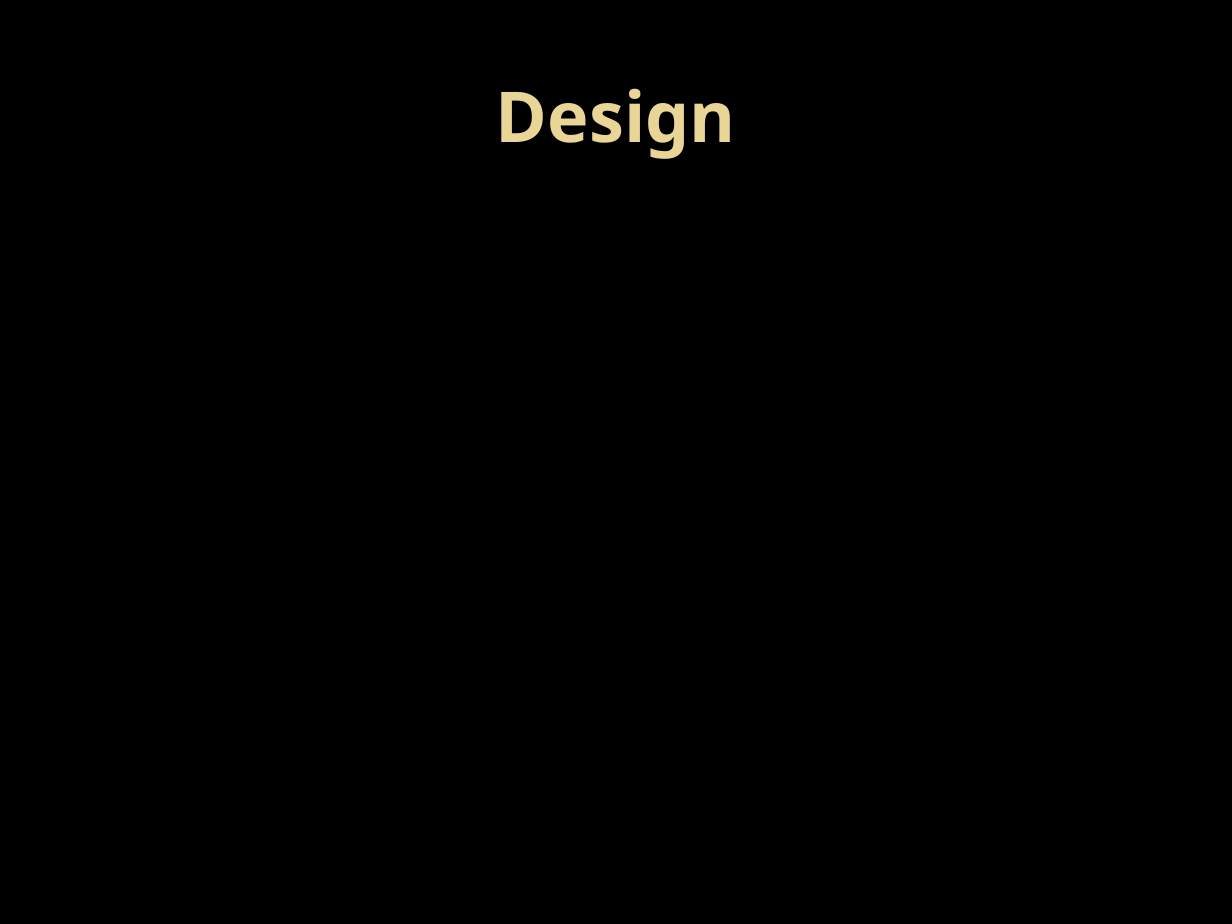
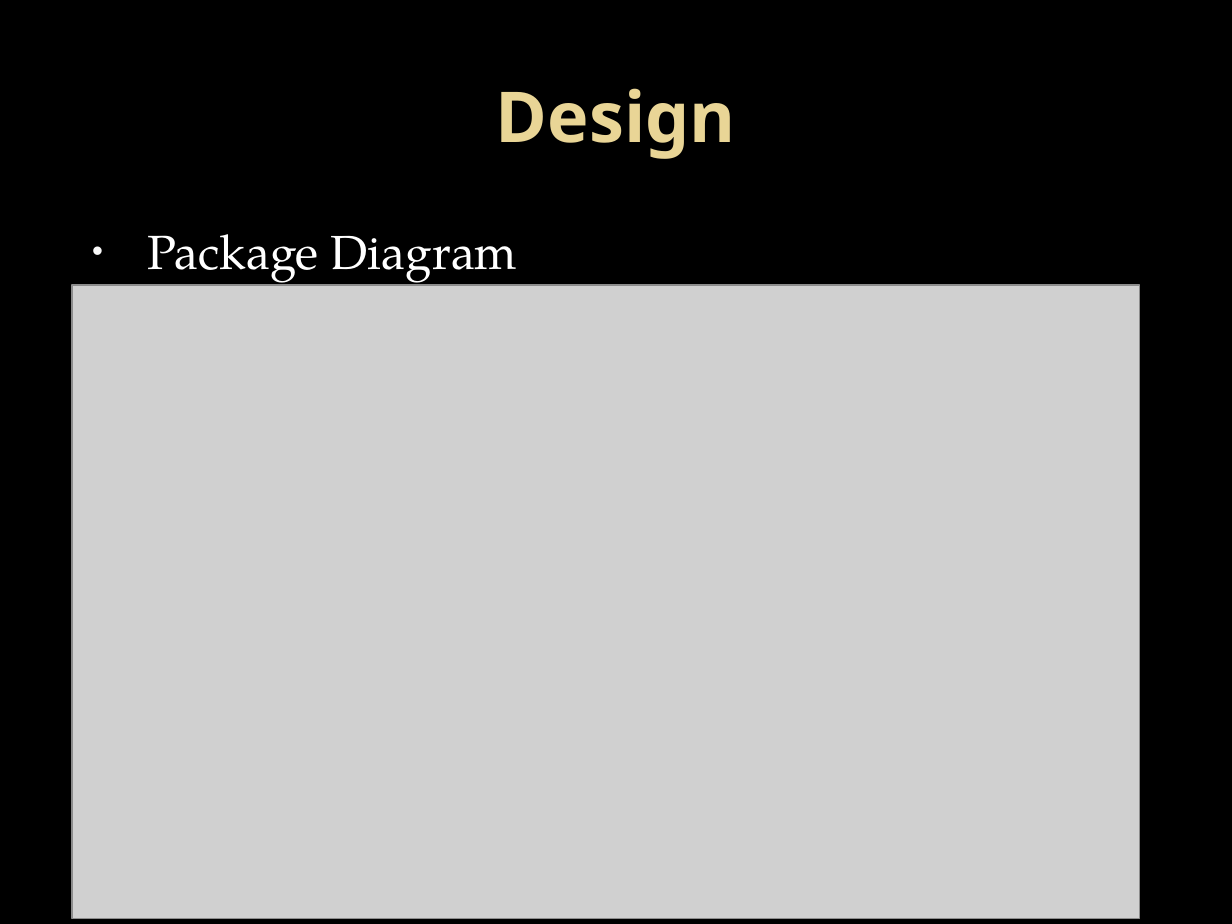
Before and after one commit to GroupIntensioMemoryGame/ProjectFiles, a slide deck: slide 13 of Delivery Briefing/Delivery Briefing.pptx. Drawn at 1232x924 pixels with LibreOffice and Linux fonts; fonts in the diff are those of the drawing; grey boxes stand for pictures; background and template pictures are left out. Boxes give left, top, right and bottom in pixels: in the first picture for what was removed or moved away, otherwise in the second. Text is boxed around its words. In the diff, an @@ line names an element or a change of style, - is before the commit and + after.

```diff
--- a/Delivery Briefing/Delivery Briefing.pptx
+++ b/Delivery Briefing/Delivery Briefing.pptx
@@ text added at (148,234,517,288), 28 pt, text #FFFFFF @@
+• Package Diagram
@@ picture added at (71,285,1140,918) @@
```
Also in this commit, not shown: 10 other slides changed, 5 slides added, 4 slides removed.
